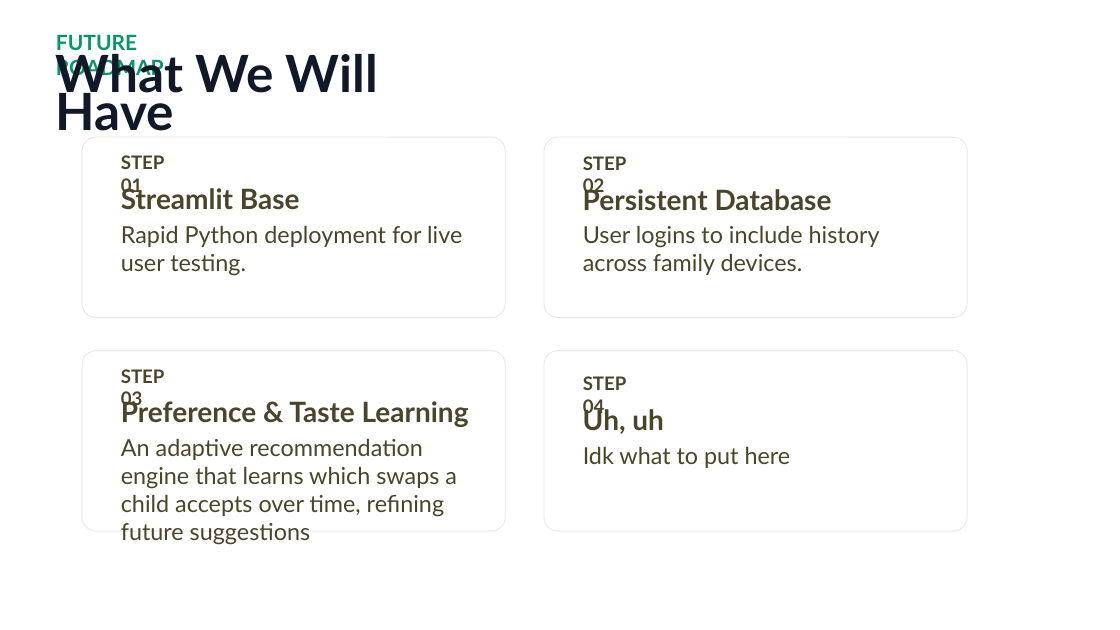
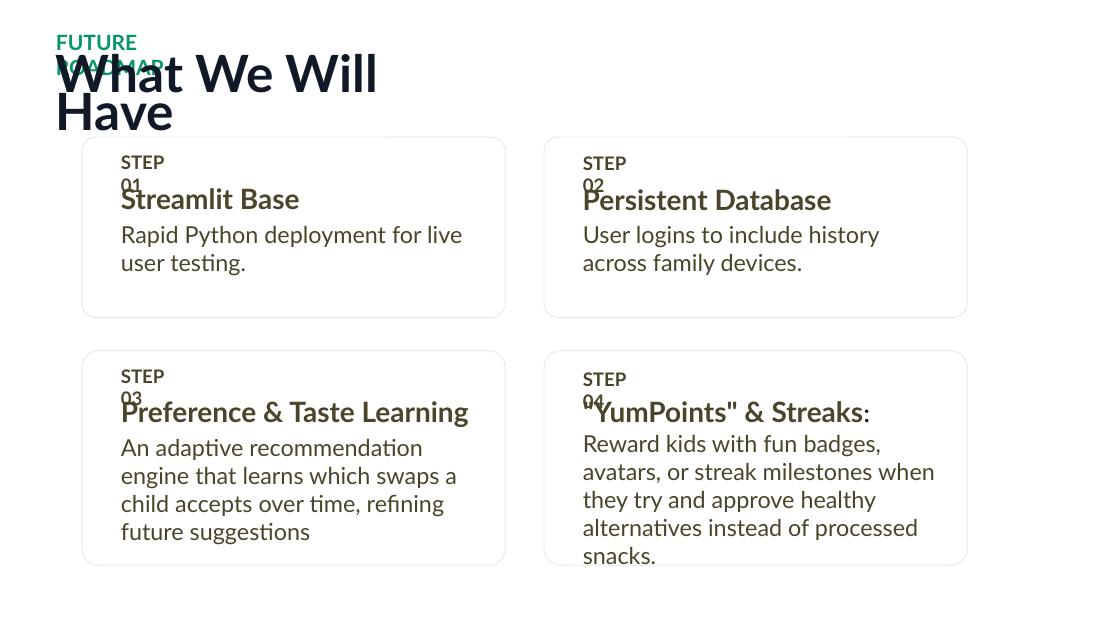
Before and after one commit to omirmo/University_FinalProject, a slide deck: slide 6 of YumWise Project Overview 1.pptx. Drawn at 1120x630 pixels with LibreOffice and Linux fonts; fonts in the diff are those of the drawing; background and template pictures are left out. Boxes give left, top, right and bottom in pixels: in the first picture for what was removed or moved away, otherwise in the second. Text is boxed around its words. In the diff, an @@ line names an element or a change of style, - is before the commit and + after.

Commit message:
ppt

```diff
--- a/YumWise Project Overview 1.pptx
+++ b/YumWise Project Overview 1.pptx
@@ rounded rectangle resized from (x1=82, y1=350, x2=506, y2=531) to (x1=82, y1=350, x2=506, y2=565) @@
@@ rounded rectangle resized from (x1=544, y1=350, x2=968, y2=531) to (x1=544, y1=350, x2=968, y2=565) @@
@@ text "STEP 04" moved from (x1=583, y1=376, x2=627, y2=417) to (x1=583, y1=372, x2=627, y2=413) @@
@@ text removed at (x1=583, y1=406, x2=664, y2=434) @@
-Uh, uh
@@ text added at (x1=583, y1=398, x2=871, y2=423), 24 pt, text #4A452A, bold @@
+"YumPoints" & Streaks:
@@ text at (x1=583, y1=434, x2=935, y2=564): text changed @@
-Idk what to put here
+Reward kids with fun badges, avatars, or streak milestones when they try and approve healthy alternatives instead of processed snacks.
```
Also in this commit, not shown: 1 other slide changed, 1 other file.
